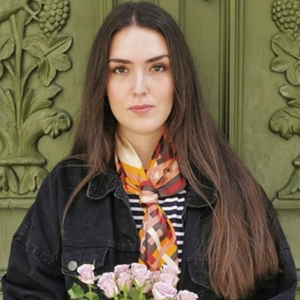
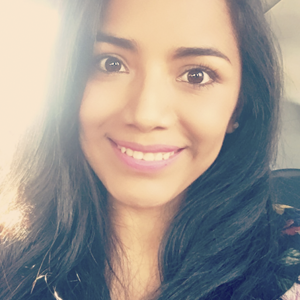
Layer changes from the first 300x300 image to the second:
painted on "Rocío" over [0, 0, 300, 300]
showed "Clara" over [0, 0, 300, 300]
